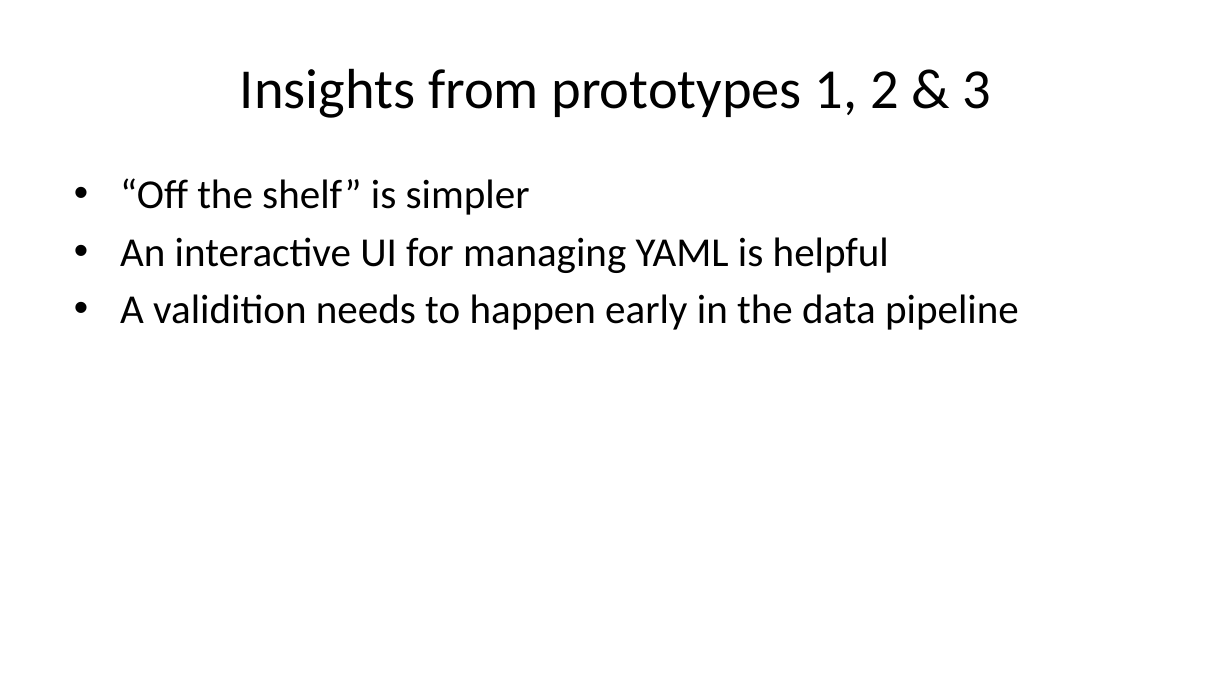
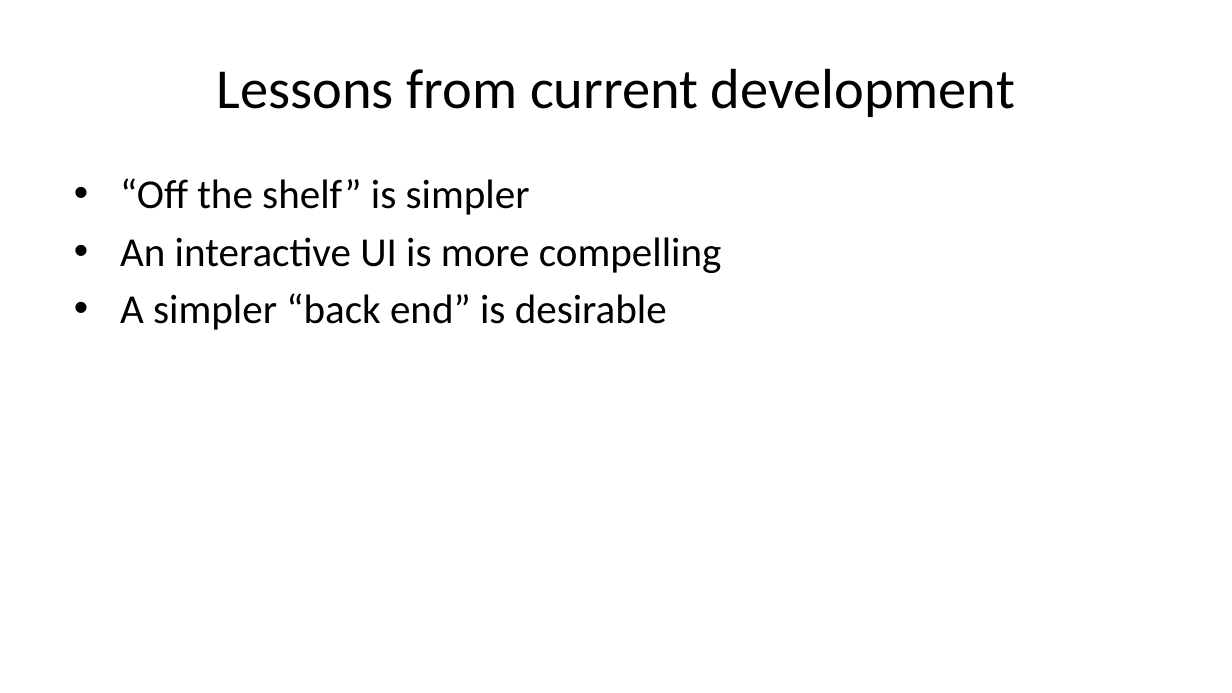
Before and after one commit to caltechlibrary/newt, a slide deck: slide 21 of presentation3/newt-p3.pptx (slide 19 before the commit). Drawn at 1232x693 pixels with LibreOffice and Linux fonts; fonts in the diff are those of the drawing. Boxes give left, top, right and bottom in pixels: in the first picture for what was removed or moved away, otherwise in the second. Text is boxed around its words. In the diff, an @@ line names an element or a change of style, - is before the commit and + after.

```diff
--- a/presentation3/newt-p3.pptx
+++ b/presentation3/newt-p3.pptx
@@ title at [216,68,1015,117]: text changed @@
-Insights from prototypes 1, 2 & 3
+Lessons from current development
@@ text at [120,237,722,330]: text changed @@
-• An interactive UI for managing YAML is helpful
-• A validition needs to happen early in the data pipeline
+• An interactive UI is more compelling
+• A simpler “back end” is desirable
```
Also in this commit, not shown: 7 other slides changed, 1 slide removed, 48 other files.
